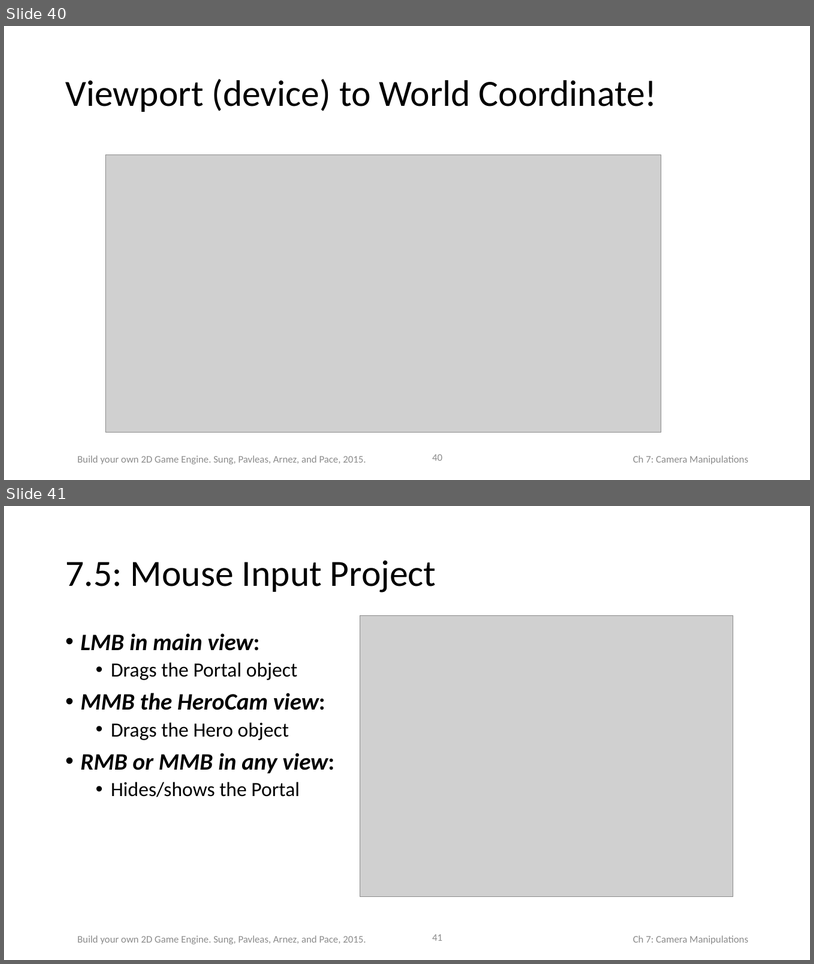
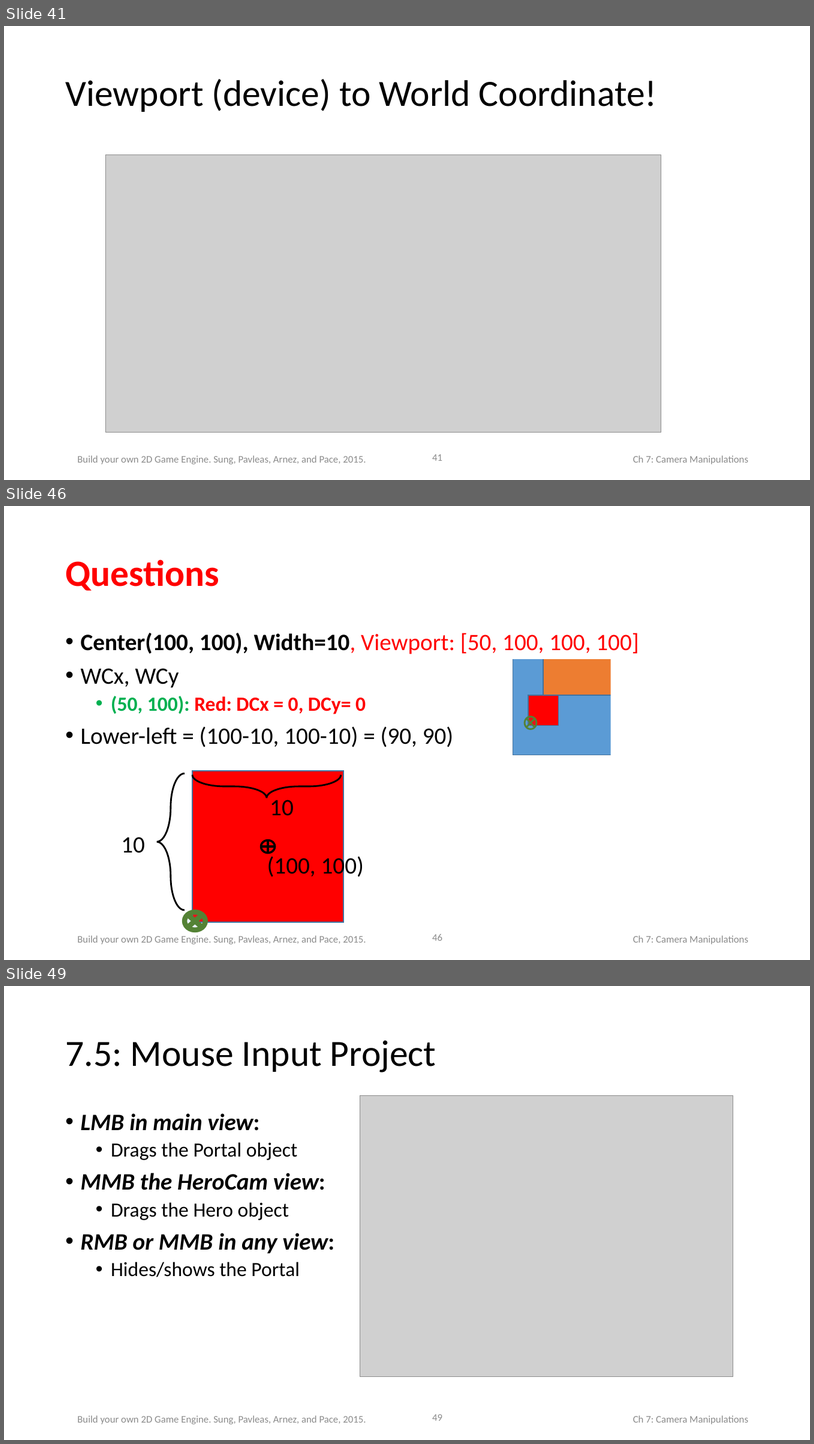
Before and after one commit to HTML5GameEngineGroup/html5engine, a slide deck: BookChapterContent/Slides/Chap7.pptx. Shown one above the other, each under a label of ours: slides 40 and 41 before the commit, slides 41, 46 and 49 after it; the slides between them are not shown. The pictures are 814x964 and 814x1444 pixels, drawn with LibreOffice and Linux fonts; fonts in the diff are those of the drawing; grey boxes stand for pictures. Boxes give left, top, right and bottom in pixels: in the first picture for what was removed or moved away, otherwise in the second. Text is boxed around its words. In the diff, an @@ line names an element or a change of style, - is before the commit and + after.

```diff
--- a/BookChapterContent/Slides/Chap7.pptx
+++ b/BookChapterContent/Slides/Chap7.pptx
@@ slide 46 added at box(4, 506, 810, 960), background #FFFFFF; not listed: 3 template elements that a slide beside it also shows @@
@@ title added at box(65, 559, 219, 591), 44 pt, text #FF0000, bold @@
+Questions
@@ text added at box(81, 633, 639, 747), 28 pt, text #000000 @@
+• Center(100, 100), Width=10, Viewport: [50, 100, 100, 100]
+• WCx, WCy
+  • (50, 100): Red: DCx = 0, DCy= 0
+• Lower-left = (100-10, 100-10) = (90, 90)
@@ group added at box(491, 506, 810, 823): 5 rectangles @@
@@ flow chart summing junction added at box(525, 717, 537, 729), fill #5B9BD5 at 12% opacity, outline #548235 2 pt @@
@@ group added at box(121, 771, 364, 930): 3 texts, 2 left braces, 1 rectangle, 1 flow chart or, 1 flow chart summing junction @@
+(100, 100)
+10
+10
@@ what was slide 40 is now slide 41 @@
@@ page number at box(432, 454, 443, 460): text changed @@
-40
+41
@@ what was slide 41 is now slide 49 @@
@@ page number at box(432, 1414, 443, 1420): text changed @@
-41
+49
```
Also in this commit, not shown: 1 slide changed, 7 other slides added.
